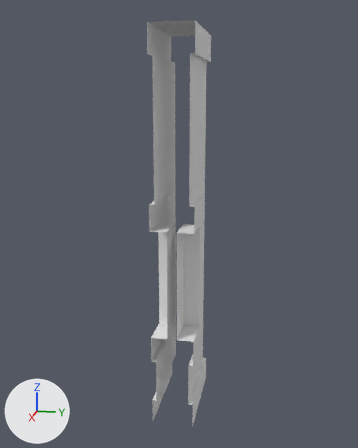
The FBX model Modelos_Blender/Ficheros_FBX/Pared_3.fbx: old version first, new version second.
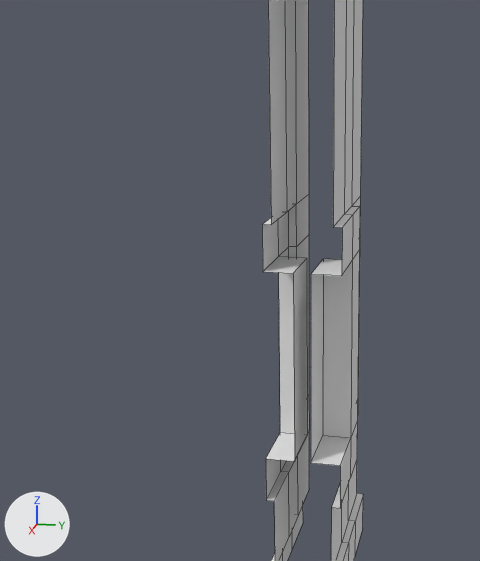
Old and new are each drawn whole from a 50 mm lens placed at (7.0, 0.97, 3.32), pointed at (1.99, -0.03, 2.07) and again close up on the part from 0% to 76% of the width and 17% to 88% of the height. The axes (+X, +Y, +Z) are drawn at lower left. The lights are the same throughout. The close-ups show mesh edges as thin lines. Where no turn or scale is listed for an object, it has been applied to the vertices.

The first close-up shows 'Pared_Ventana_Costado'.
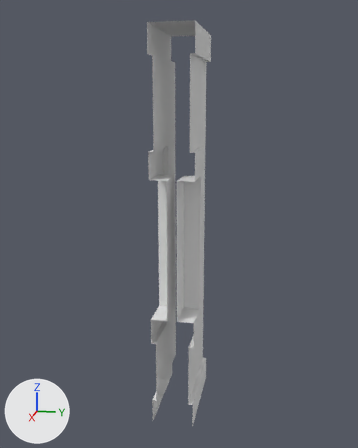
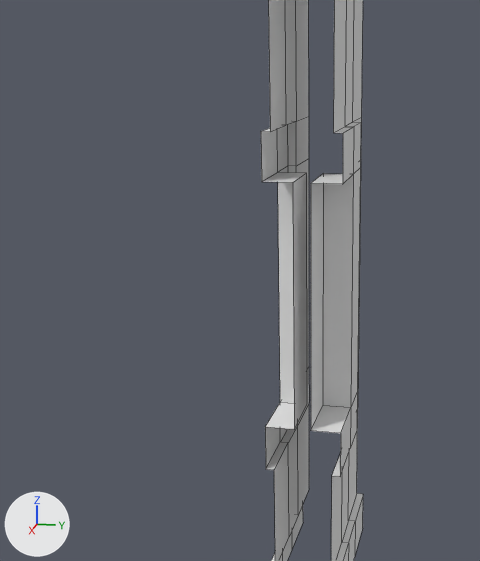
What differs and where, as boxes (x1, y1, x2, y2) in the close-ups (480 x 561 px; the box of a moved part takes in the faces that stretch with it):
'Pared_Ventana_Costado', reshaped
    before: (262, 0, 363, 561)
    after: (261, 0, 363, 561)
part 1 of me_cube_020, moved or reshaped
    before: (266, 395, 358, 561)
    after: (265, 367, 358, 561)
part 2 of me_cube_020, moved or reshaped
    before: (262, 0, 363, 462)
    after: (261, 0, 363, 429)

The change, as a list of edits to the scene's bpy script:
```text
Change me_cube_020:
    where me_cube_020.from_pydata(...)  # 104 vertices, 77 faces; spans x -0.51..0.49, y -0.22..0.22, z 0.0..4.0
    used by ob_pared_ventana_costado; location = (2.003, 0.0, 0.0)
    me_cube_020 part 1: all 28 vertices in x -0.51..0.49, y -0.22..0.22, z 0.72..0.98 are moved by (0.0, 0.0, 0.2)
    me_cube_020 part 2: all 28 vertices in x -0.51..0.49, y -0.22..0.22, z 2.1..2.37 are moved by (0.0, 0.0, 0.5)
```
